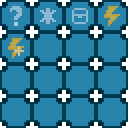
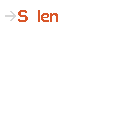
Comparing the layer stacks of the two w=128, h=128 images. Changes:
hid group "basic_types" (5 layers) over left=8, top=6, right=120, bottom=58
added group "string_types" with 2 layers above "Variable.png" over left=5, top=10, right=58, bottom=22
added layer "len" in group "string_types" over left=38, top=10, right=58, bottom=22
added layer "toStr" in group "string_types" over left=5, top=10, right=28, bottom=22
hid "Variable.png" over left=0, top=0, right=128, bottom=128
